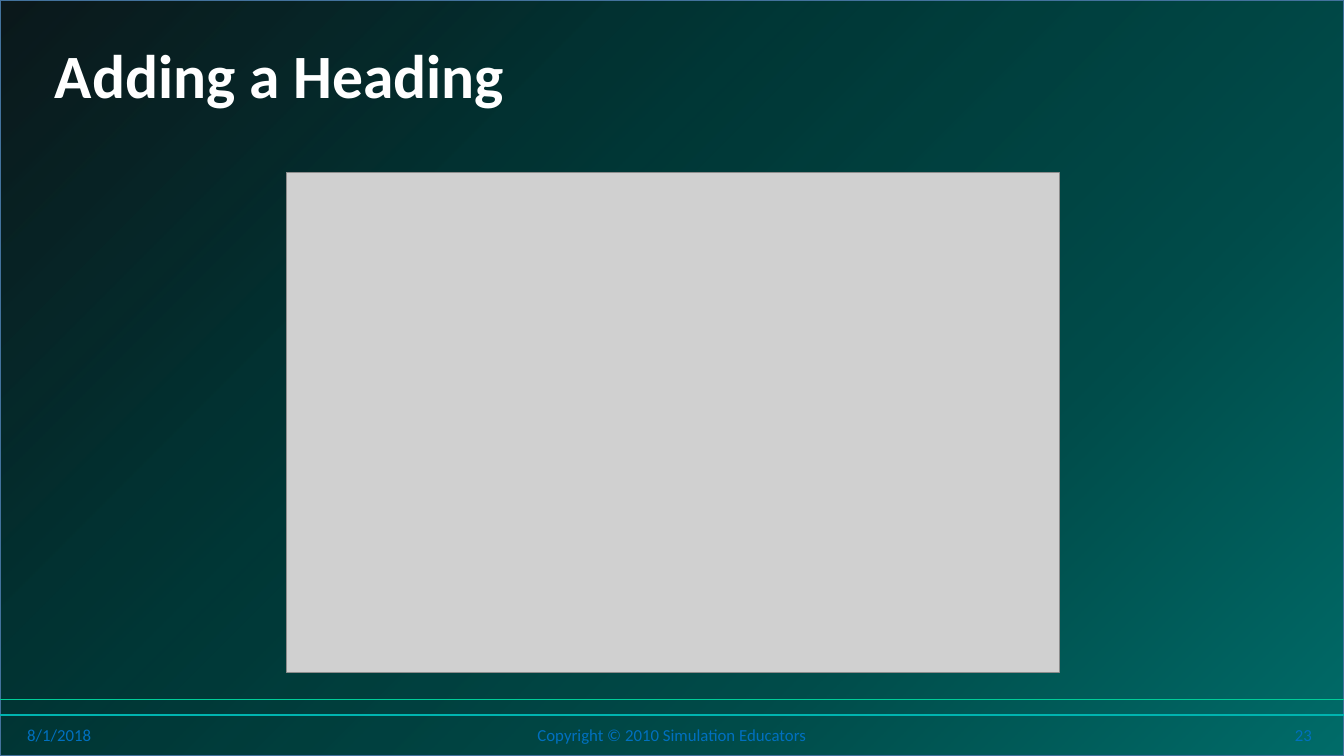
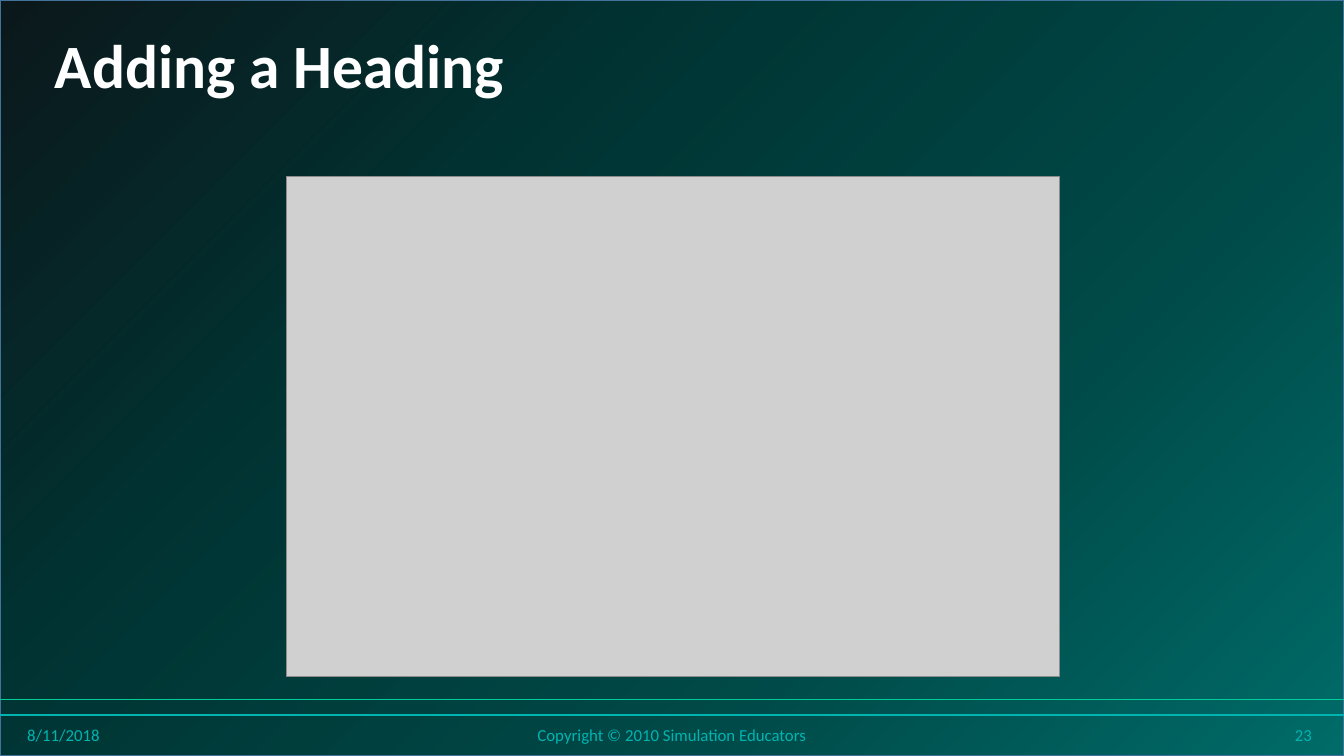
Before and after one commit to stricje1/VIT_University, a slide deck: slide 23 of Data_Analytics_2018/PPT/Lesson 18 - Data Analytics - Clustering.pptx. Drawn at 1344x756 pixels with LibreOffice and Linux fonts; fonts in the diff are those of the drawing; grey boxes stand for pictures; background and template pictures are left out. Boxes give left, top, right and bottom in pixels: in the first picture for what was removed or moved away, otherwise in the second. Text is boxed around its words. In the diff, an @@ line names an element or a change of style, - is before the commit and + after.

```diff
--- a/Data_Analytics_2018/PPT/Lesson 18 - Data Analytics - Clustering.pptx
+++ b/Data_Analytics_2018/PPT/Lesson 18 - Data Analytics - Clustering.pptx
@@ title "Adding a Heading": place and size @@
-title "Adding a Heading" at <box>55,54,504,109</box>
+title "Adding a Heading" at <box>55,44,504,99</box>
@@ picture: place and size @@
-picture at <box>286,172,1060,673</box>
+picture at <box>286,176,1060,677</box>
@@ text "Copyright © 2010 Simulation Educators" at <box>537,729,806,744</box>: text colour #0070C0 to #00B4B0 @@
@@ page number at <box>1295,730,1312,741</box>: text colour #0070C0 to #00B4B0 @@
@@ text at <box>27,729,99,742</box>: text changed; text colour #0070C0 to #00B4B0 @@
-8/1/2018
+8/11/2018
```
Also in this commit, not shown: 35 other slides changed, 12 other files.
